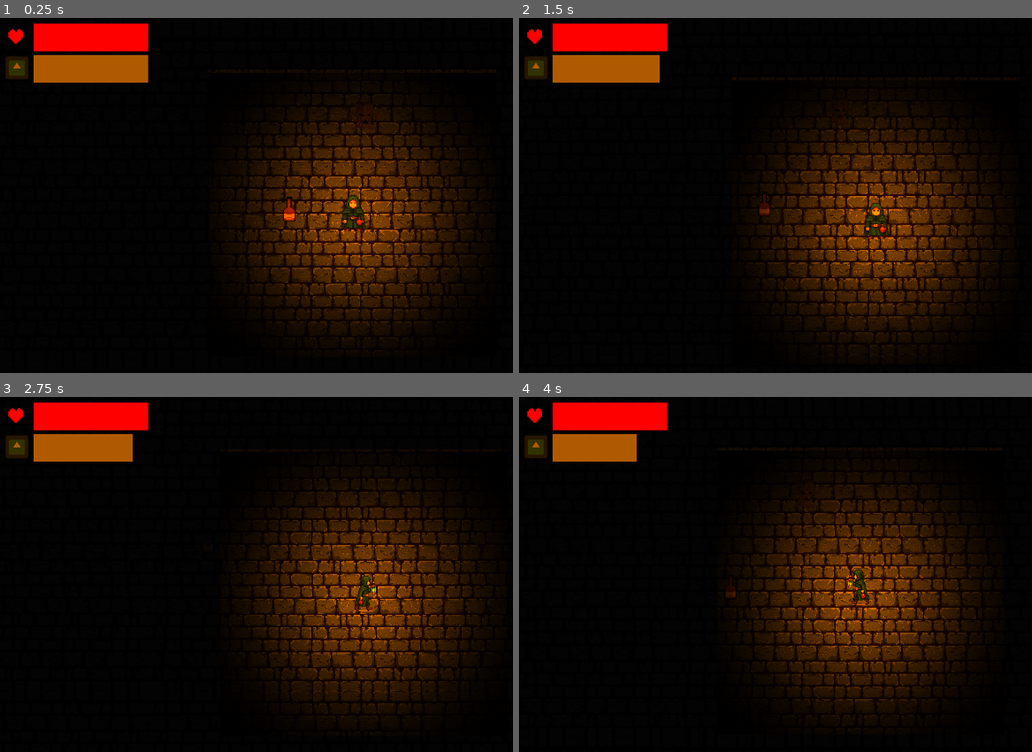
Above: before the commit, frames 1-4 (two rows, left to right).
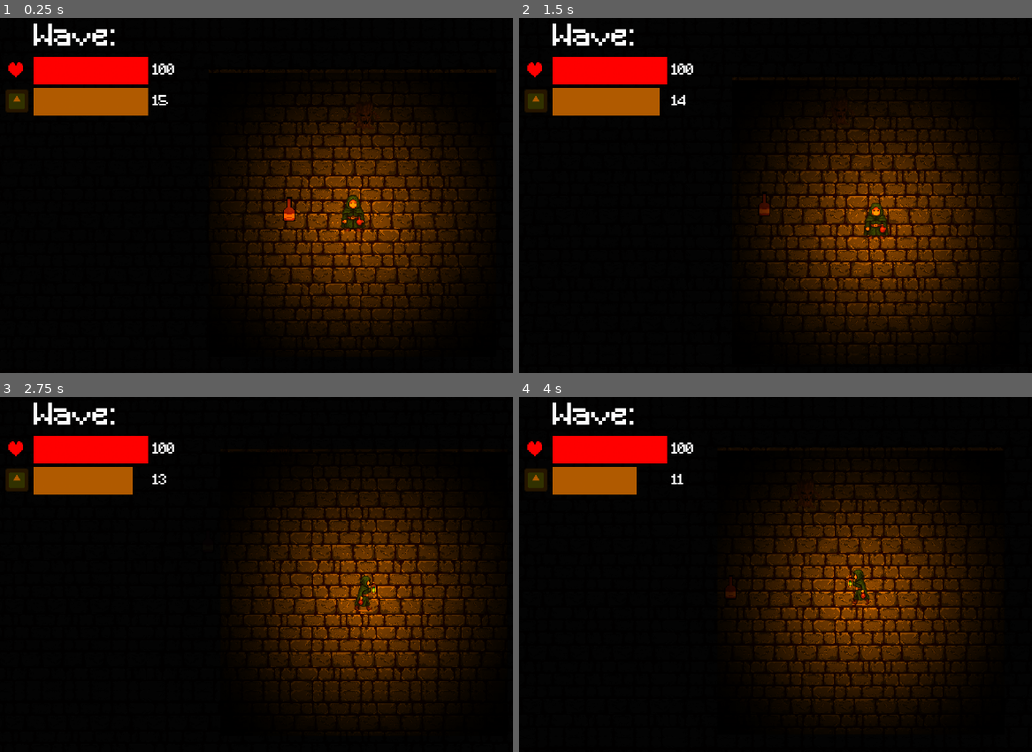
Above: after the commit, the same moments.

Repository: Frosmoth2324/Capstone-Game
Game: Godot game, scene res://Scenes/level.tscn
The game is run twice, just before and just after one commit, with the same random seed, the same clock (stepped at 60 frames per second) and the same inputs. The engine's default icon, where the game draws it, is replaced by a stand-in: a white triangle on a blue panel in a dark square. Sound files missing from this copy of the repository are replaced by a short silence.
Inputs:
- Up to frame 1 (0.25 s): no input
- Up to frame 2 (1.5 s): tap Enter at 0.5 s; hold D (Right) 0.53-1.28 s; hold S (Down) from 1.28 s (still down)
- Up to frame 3 (2.75 s): release S (Down) at 2.03 s; hold D (Right) from 2.03 s (still down)
- Up to frame 4 (4 s): release D (Right) at 2.78 s; hold W (Up) 2.78-3.53 s; hold Left (Left) from 3.53 s (still down)

The runs differ from the first frame. In frame 1, 6.3% of the frame differs, in the area x 1-34%, y 1-28%; in frame 2, 6.1%; in frame 3, 6.0%; in frame 4, 5.7%.

Commit message:
Organising Assets

Diff:
--- a/Scenes/enemy.tscn
+++ b/Scenes/enemy.tscn
@@ -1,7 +1,7 @@
 [gd_scene load_steps=10 format=3 uid="uid://cg3nd41s213fe"]
 
 [ext_resource type="Script" path="res://Scripts/enemy.gd" id="1_cvv4c"]
-[ext_resource type="Texture2D" uid="uid://bkmfg36l1lrxf" path="res://Assets/Enemies.png" id="2_uelap"]
+[ext_resource type="Texture2D" uid="uid://bkmfg36l1lrxf" path="res://Assets/Sprites/Enemies.png" id="2_uelap"]
 
 [sub_resource type="AtlasTexture" id="AtlasTexture_m6yok"]
 atlas = ExtResource("2_uelap")
--- a/Scenes/level.tscn
+++ b/Scenes/level.tscn
@@ -1,7 +1,7 @@
 [gd_scene load_steps=7 format=3 uid="uid://crvr4t64khjk6"]
 
 [ext_resource type="PackedScene" uid="uid://c6u6lt7xce26a" path="res://Scenes/player.tscn" id="1_frw4y"]
-[ext_resource type="Texture2D" uid="uid://bi0veih7vkgj2" path="res://Assets/Dungeon_brick_wall_grey.png.png" id="1_xjmqx"]
+[ext_resource type="Texture2D" uid="uid://bi0veih7vkgj2" path="res://Assets/Sprites/Dungeon_brick_wall_grey.png.png" id="1_xjmqx"]
 [ext_resource type="PackedScene" uid="uid://l3sbtgxku847" path="res://Scenes/ui.tscn" id="3_juxmo"]
 [ext_resource type="PackedScene" uid="uid://clkp8fyws0hxj" path="res://Scenes/oil.tscn" id="4_tt366"]
 [ext_resource type="PackedScene" uid="uid://cg3nd41s213fe" path="res://Scenes/enemy.tscn" id="5_bnj4o"]
--- a/Scenes/oil.tscn
+++ b/Scenes/oil.tscn
@@ -1,8 +1,8 @@
 [gd_scene load_steps=5 format=3 uid="uid://clkp8fyws0hxj"]
 
-[ext_resource type="Texture2D" uid="uid://c2a8fl4dk6yfh" path="res://Assets/oil_bottle.png" id="1_6ropb"]
+[ext_resource type="Texture2D" uid="uid://c2a8fl4dk6yfh" path="res://Assets/Sprites/oil_bottle.png" id="1_6ropb"]
 [ext_resource type="Script" path="res://Scripts/oil.gd" id="1_qdpxf"]
-[ext_resource type="AudioStream" uid="uid://by5u8u7016rmw" path="res://Assets/oilRefill.mp3" id="1_ragfu"]
+[ext_resource type="AudioStream" uid="uid://by5u8u7016rmw" path="res://Assets/Sounds/oilRefill.mp3" id="1_ragfu"]
 
 [sub_resource type="CircleShape2D" id="CircleShape2D_dpcby"]
 radius = 77.026
--- a/Scenes/player.tscn
+++ b/Scenes/player.tscn
@@ -1,9 +1,9 @@
 [gd_scene load_steps=14 format=3 uid="uid://c6u6lt7xce26a"]
 
 [ext_resource type="Script" path="res://Scripts/player.gd" id="1_t0qeu"]
-[ext_resource type="Texture2D" uid="uid://bnvym4b241x4e" path="res://Assets/player.png" id="2_xx4bp"]
-[ext_resource type="Texture2D" uid="uid://b134fmlltmnew" path="res://Assets/circle.png" id="3_f88wp"]
-[ext_resource type="AudioStream" uid="uid://gqogr222nilp" path="res://Assets/playerHit.mp3" id="4_cudna"]
+[ext_resource type="Texture2D" uid="uid://bnvym4b241x4e" path="res://Assets/Sprites/player.png" id="2_xx4bp"]
+[ext_resource type="Texture2D" uid="uid://b134fmlltmnew" path="res://Assets/Sprites/circle.png" id="3_f88wp"]
+[ext_resource type="AudioStream" uid="uid://gqogr222nilp" path="res://Assets/Sounds/playerHit.mp3" id="4_cudna"]
 
 [sub_resource type="AtlasTexture" id="AtlasTexture_35h2m"]
 atlas = ExtResource("2_xx4bp")
--- a/Scenes/ui.tscn
+++ b/Scenes/ui.tscn
@@ -1,10 +1,11 @@
-[gd_scene load_steps=6 format=3 uid="uid://l3sbtgxku847"]
+[gd_scene load_steps=7 format=3 uid="uid://l3sbtgxku847"]
 
 [ext_resource type="Script" path="res://Scripts/ui.gd" id="1_v6tqu"]
 [ext_resource type="Texture2D" uid="uid://se8g2ptfsvym" path="res://icon.svg" id="2_32l27"]
-[ext_resource type="Texture2D" uid="uid://d02ocjbjgift3" path="res://Assets/oil_progress.png" id="3_amtcq"]
-[ext_resource type="Texture2D" uid="uid://biaos0qt8fum7" path="res://Assets/heart.png" id="4_puw16"]
-[ext_resource type="Texture2D" uid="uid://cahir0xigdglw" path="res://Assets/health_progress.png" id="5_nj8n0"]
+[ext_resource type="FontFile" uid="uid://chqhosqiiwk5" path="res://Assets/Fonts/Minecraft.ttf" id="2_ikr5m"]
+[ext_resource type="Texture2D" uid="uid://d02ocjbjgift3" path="res://Assets/Sprites/oil_progress.png" id="3_amtcq"]
+[ext_resource type="Texture2D" uid="uid://biaos0qt8fum7" path="res://Assets/Sprites/heart.png" id="4_puw16"]
+[ext_resource type="Texture2D" uid="uid://cahir0xigdglw" path="res://Assets/Sprites/health_progress.png" id="5_nj8n0"]
 
 [node name="UI" type="CanvasLayer"]
 script = ExtResource("1_v6tqu")
@@ -27,6 +28,12 @@
 offset_bottom = 38.0
 metadata/_edit_use_anchors_ = true
 
+[node name="WaveLabel" type="Label" parent="UI/VBoxContainer"]
+layout_mode = 2
+theme_override_fonts/font = ExtResource("2_ikr5m")
+theme_override_font_sizes/font_size = 32
+text = "Wave:"
+
 [node name="Health" type="HBoxContainer" parent="UI/VBoxContainer"]
 layout_mode = 2
 
@@ -38,6 +45,12 @@
 layout_mode = 2
 value = 100.0
 texture_progress = ExtResource("5_nj8n0")
+
+[node name="HealthNumber" type="Label" parent="UI/VBoxContainer/Health"]
+layout_mode = 2
+theme_override_fonts/font = ExtResource("2_ikr5m")
+theme_override_font_sizes/font_size = 16
+text = "100"
 
 [node name="Oil" type="HBoxContainer" parent="UI/VBoxContainer"]
 layout_mode = 2
@@ -53,3 +66,9 @@
 max_value = 15.0
 value = 15.0
 texture_progress = ExtResource("3_amtcq")
+
+[node name="OilNumber" type="Label" parent="UI/VBoxContainer/Oil"]
+layout_mode = 2
+theme_override_fonts/font = ExtResource("2_ikr5m")
+theme_override_font_sizes/font_size = 16
+text = "15"
--- a/Scripts/ui.gd
+++ b/Scripts/ui.gd
@@ -1,13 +1,23 @@
 extends CanvasLayer
 
 @onready var health_bar = $UI/VBoxContainer/Health/HealthBar
+@onready var health_number = $UI/VBoxContainer/Health/HealthNumber
 @onready var oil_bar = $UI/VBoxContainer/Oil/OilBar
+@onready var oil_number = $UI/VBoxContainer/Oil/OilNumber
 
 
 func _ready():
 	oil_bar.max_value = GameManager.MAX_OIL
 	health_bar.max_value = GameManager.MAX_HEALTH
+	oil_number.text = str(GameManager.MAX_OIL)
+	health_number.text = str(GameManager.MAX_HEALTH)
 
 func _process(_delta):
 	oil_bar.value = GameManager.oil
 	health_bar.value = GameManager.health
+	oil_number.text = str(GameManager.oil)
+	health_number.text = str(GameManager.health)
+	if GameManager.oil > GameManager.MAX_OIL:
+		pass
+	else:
+		pass
Renamed: Assets/Ghastly Panic.ttf -> Assets/Fonts/Ghastly Panic.ttf
Not shown, changed: Assets/Fonts/Ghastly Panic.ttf.import
Binary file added: Assets/Fonts/Minecraft.ttf
Not shown, added: Assets/Fonts/Minecraft.ttf.import
Not shown, removed: Assets/Lonely Horizon.mp3.import
Not shown, added: Assets/Sounds/Lonely Horizon.mp3.import
Not shown, added: Assets/Sounds/backgroundMusic.mp3.import
Not shown, added: Assets/Sounds/hitEnemy.mp3.import
Not shown, added: Assets/Sounds/menu.mp3.import
Not shown, added: Assets/Sounds/oilRefill.mp3.import
Not shown, added: Assets/Sounds/playerHit.mp3.import
Renamed: Assets/Bottles_32x32_06.png.import -> Assets/Sprites/Bottles_32x32_06.png.import
(and 34 more such lines)
